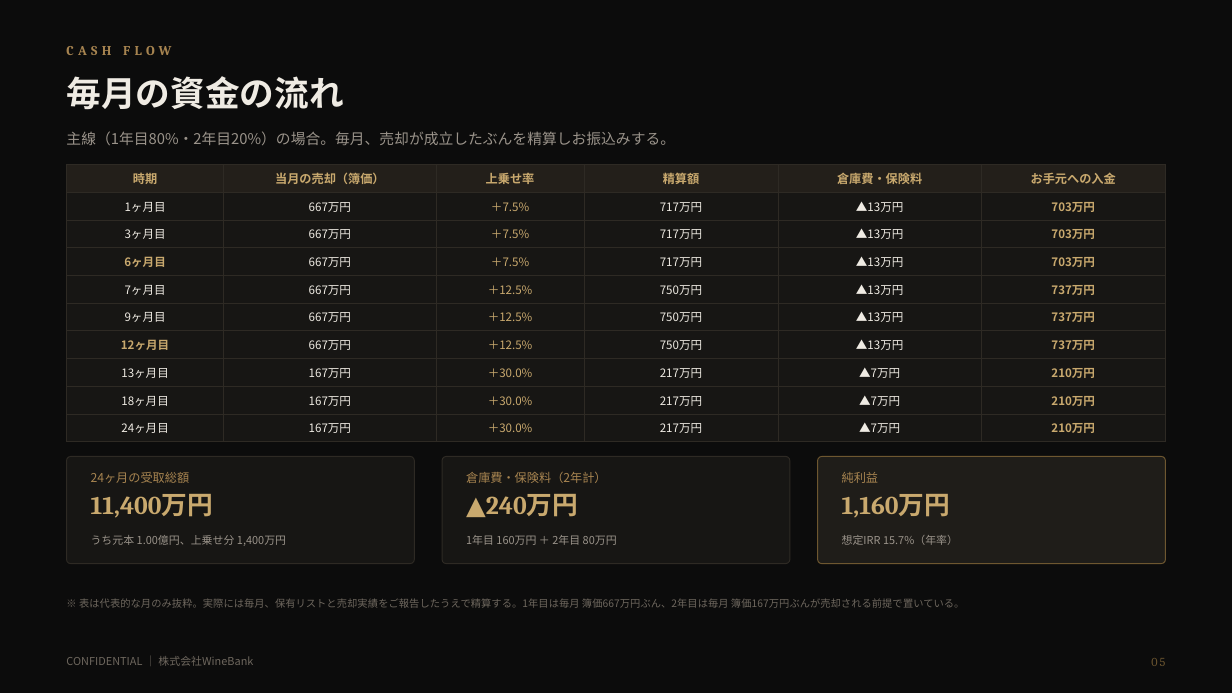
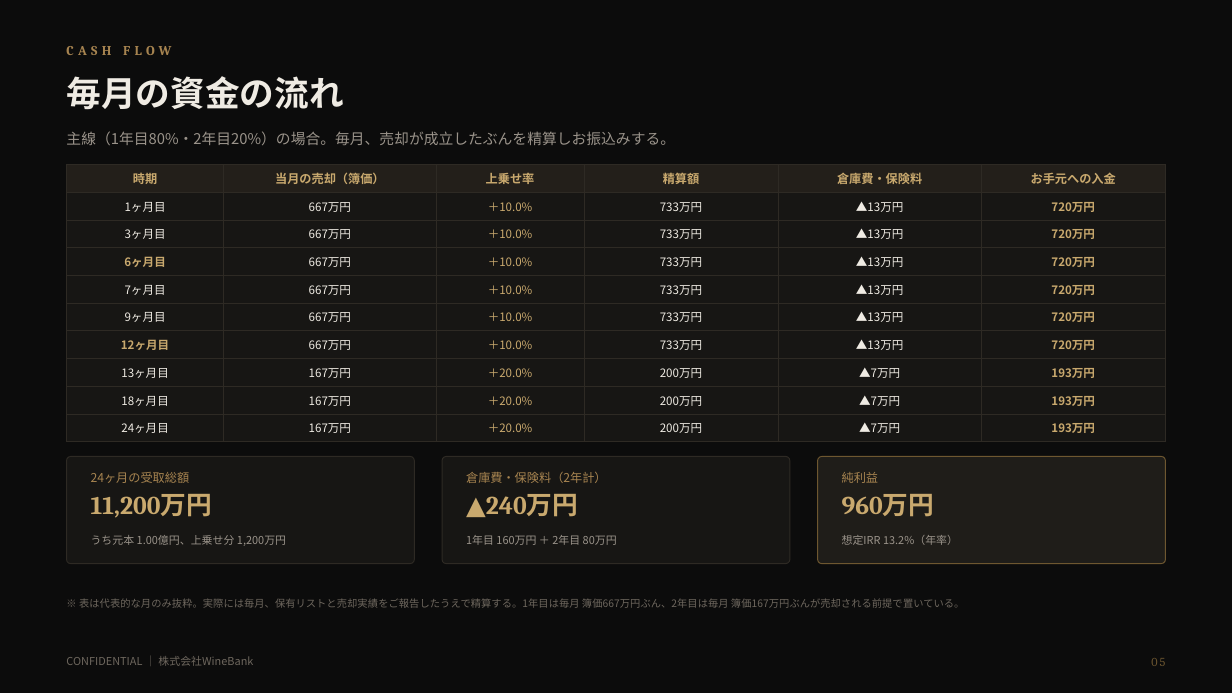
Before and after one commit to nakano-winebank/wine-auction, a slide deck: slide 6 of docs/wine-fund/WineBank_ワイン現物投資のご提案_倉持案_固定リターン型_1億円_20260821.pptx. Drawn at 1232x693 pixels with LibreOffice and Linux fonts; fonts in the diff are those of the drawing. Boxes give left, top, right and bottom in pixels: in the first picture for what was removed or moved away, otherwise in the second. Text is boxed around its words. In the diff, an @@ line names an element or a change of style, - is before the commit and + after.

```diff
--- a/docs/wine-fund/WineBank_ワイン現物投資のご提案_倉持案_固定リターン型_1億円_20260821.pptx
+++ b/docs/wine-fund/WineBank_ワイン現物投資のご提案_倉持案_固定リターン型_1億円_20260821.pptx
@@ table at (67, 165, 1165, 437) @@
-row 2: 1ヶ月目 | 667万円 | ＋7.5% | 717万円 | ▲13万円 | 703万円
+row 2: 1ヶ月目 | 667万円 | ＋10.0% | 733万円 | ▲13万円 | 720万円
-row 3: 3ヶ月目 | 667万円 | ＋7.5% | 717万円 | ▲13万円 | 703万円
+row 3: 3ヶ月目 | 667万円 | ＋10.0% | 733万円 | ▲13万円 | 720万円
-row 4: 6ヶ月目 | 667万円 | ＋7.5% | 717万円 | ▲13万円 | 703万円
+row 4: 6ヶ月目 | 667万円 | ＋10.0% | 733万円 | ▲13万円 | 720万円
-row 5: 7ヶ月目 | 667万円 | ＋12.5% | 750万円 | ▲13万円 | 737万円
+row 5: 7ヶ月目 | 667万円 | ＋10.0% | 733万円 | ▲13万円 | 720万円
-row 6: 9ヶ月目 | 667万円 | ＋12.5% | 750万円 | ▲13万円 | 737万円
+row 6: 9ヶ月目 | 667万円 | ＋10.0% | 733万円 | ▲13万円 | 720万円
-row 7: 12ヶ月目 | 667万円 | ＋12.5% | 750万円 | ▲13万円 | 737万円
+row 7: 12ヶ月目 | 667万円 | ＋10.0% | 733万円 | ▲13万円 | 720万円
-row 8: 13ヶ月目 | 167万円 | ＋30.0% | 217万円 | ▲7万円 | 210万円
+row 8: 13ヶ月目 | 167万円 | ＋20.0% | 200万円 | ▲7万円 | 193万円
-row 9: 18ヶ月目 | 167万円 | ＋30.0% | 217万円 | ▲7万円 | 210万円
+row 9: 18ヶ月目 | 167万円 | ＋20.0% | 200万円 | ▲7万円 | 193万円
-row 10: 24ヶ月目 | 167万円 | ＋30.0% | 217万円 | ▲7万円 | 210万円
+row 10: 24ヶ月目 | 167万円 | ＋20.0% | 200万円 | ▲7万円 | 193万円
@@ text at (91, 494, 212, 518): text changed @@
-11,400万円
+11,200万円
@@ text at (842, 494, 935, 517): text changed @@
-1,160万円
+960万円
@@ text at (91, 535, 286, 546): text changed @@
-うち元本 1.00億円、上乗せ分 1,400万円
+うち元本 1.00億円、上乗せ分 1,200万円
@@ text at (842, 535, 958, 545): text changed @@
-想定IRR 15.7%（年率）
+想定IRR 13.2%（年率）
```
Also in this commit, not shown: 12 other slides changed, 3 other files.
